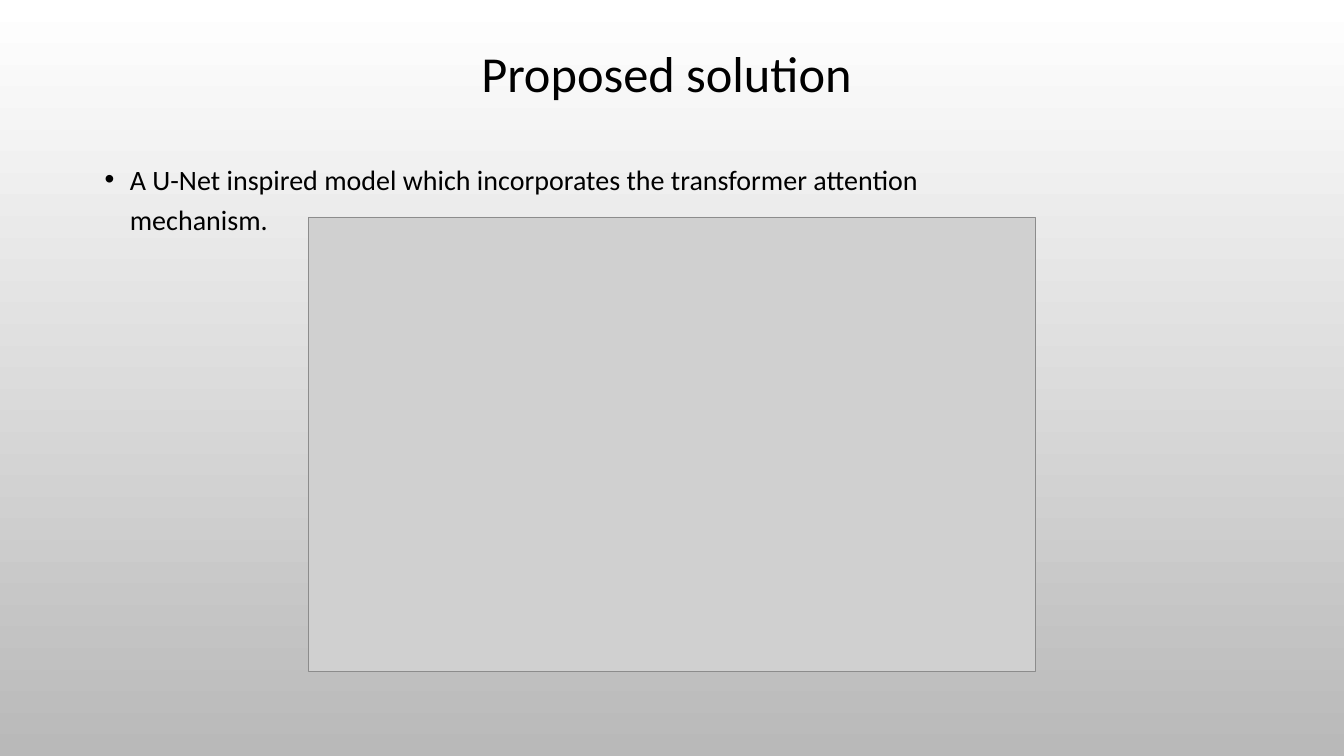
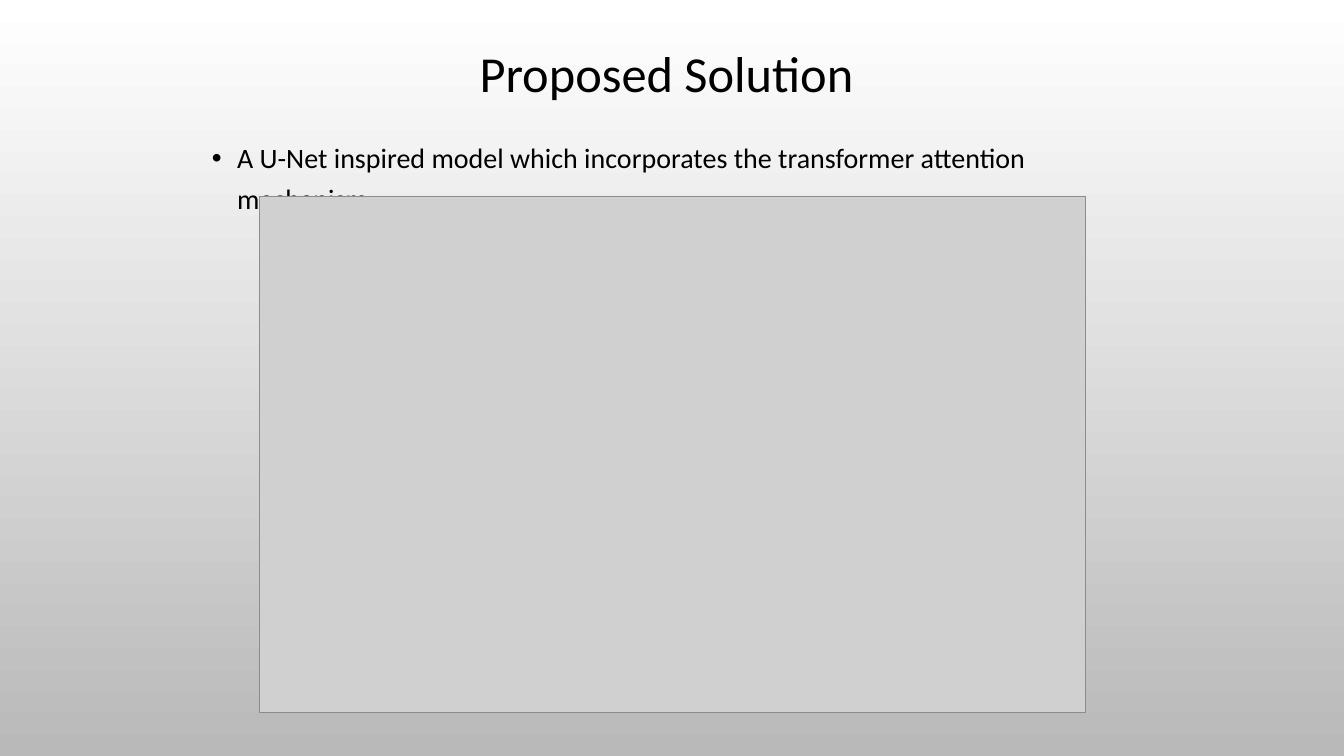
Before and after one commit to rotemlv/CapstoneProject, a slide deck: slide 6 of Capstone Project Phase A - Presentation.pptx. Drawn at 1344x756 pixels with LibreOffice and Linux fonts; fonts in the diff are those of the drawing; grey boxes stand for pictures; background and template pictures are left out. Boxes give left, top, right and bottom in pixels: in the first picture for what was removed or moved away, otherwise in the second. Text is boxed around its words. In the diff, an @@ line names an element or a change of style, - is before the commit and + after.

```diff
--- a/Capstone Project Phase A - Presentation.pptx
+++ b/Capstone Project Phase A - Presentation.pptx
@@ title at [480, 57, 853, 100]: text changed @@
-Proposed solution
+Proposed Solution
@@ text "A U-Net inspired model which ..." rewrapped from [130, 170, 917, 231] to [237, 148, 1025, 215] @@
@@ picture: place and size @@
-picture at [309, 217, 1035, 671]
+picture at [259, 197, 1085, 713]
```
Also in this commit, not shown: 13 other slides changed.
